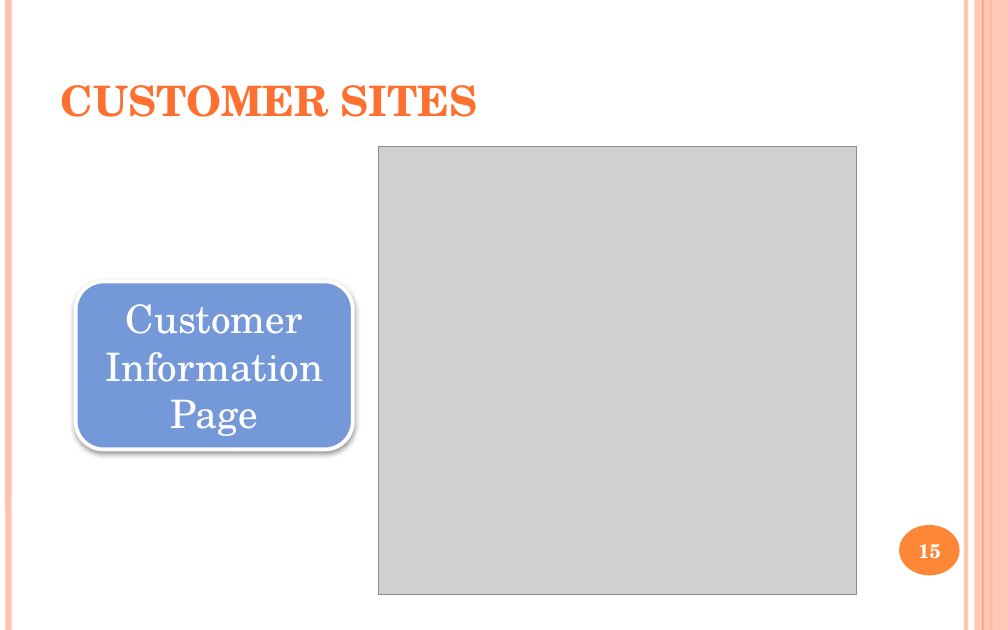
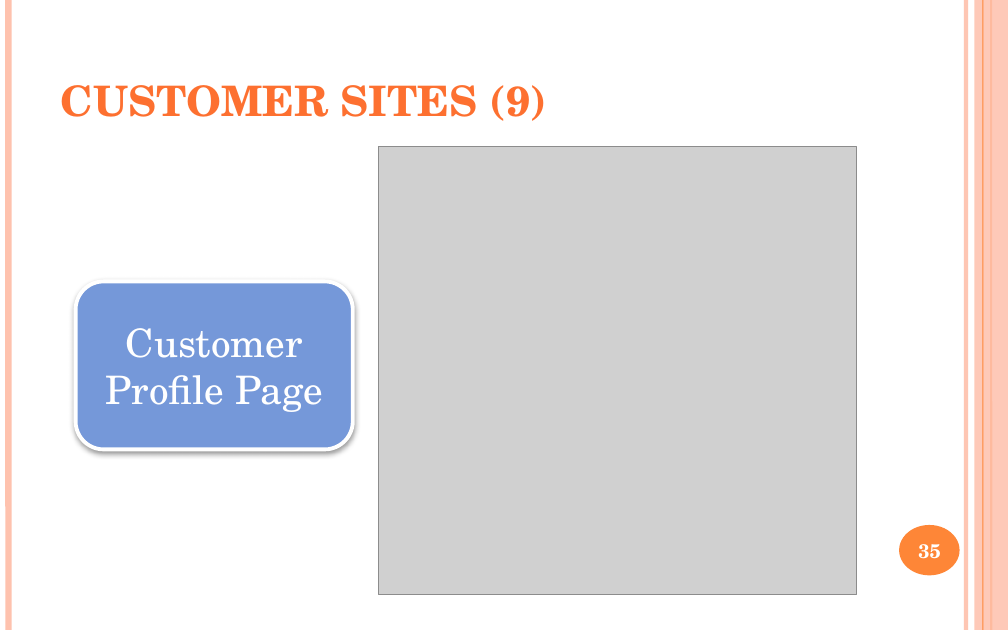
Before and after one commit to yutovsjohan/final_project, a slide deck: slide 35 of document_final/final_project.pptx (slide 15 before the commit). Drawn at 1008x630 pixels with LibreOffice and Linux fonts; fonts in the diff are those of the drawing; grey boxes stand for pictures. Boxes give left, top, right and bottom in pixels: in the first picture for what was removed or moved away, otherwise in the second. Text is boxed around its words. In the diff, an @@ line names an element or a change of style, - is before the commit and + after.

```diff
--- a/document_final/final_project.pptx
+++ b/document_final/final_project.pptx
@@ title at box(60, 85, 547, 121): text changed @@
-CUSTOMER SITES
+CUSTOMER SITES (9)
@@ text in rounded rectangle at box(106, 328, 322, 412): text changed @@
-Customer Information Page
+Customer Profile Page
@@ page number at box(918, 544, 941, 559): text changed @@
-15
+35
```
Also in this commit, not shown: 13 other slides changed, 18 slides added, 41 other files.
